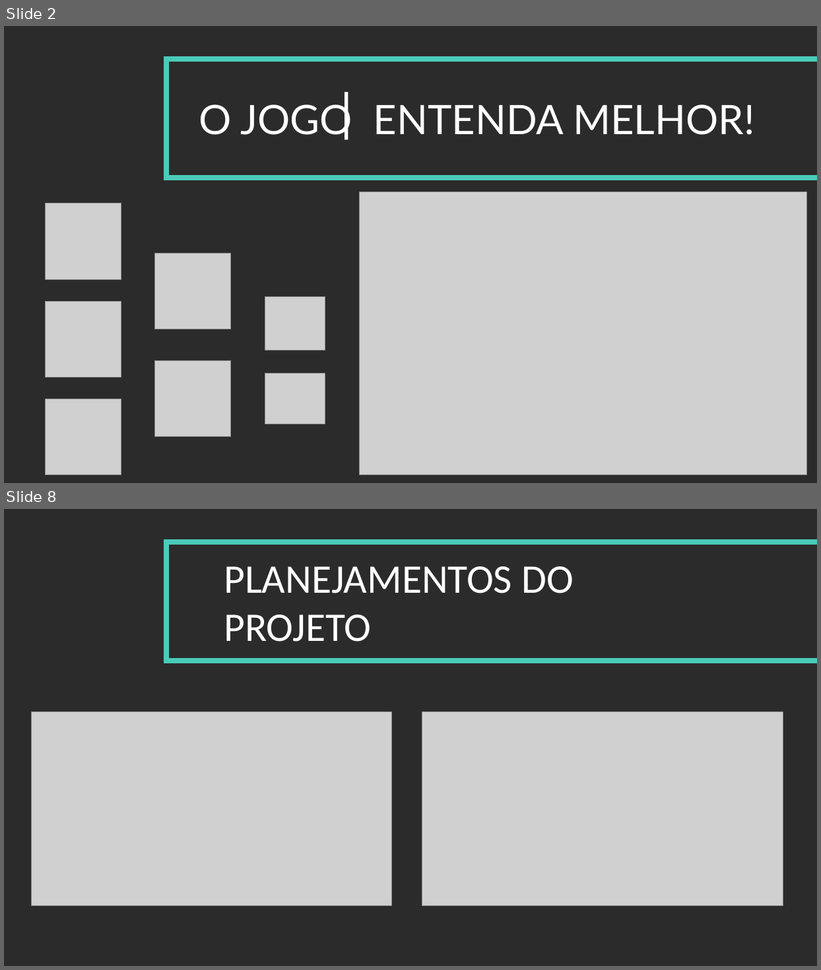
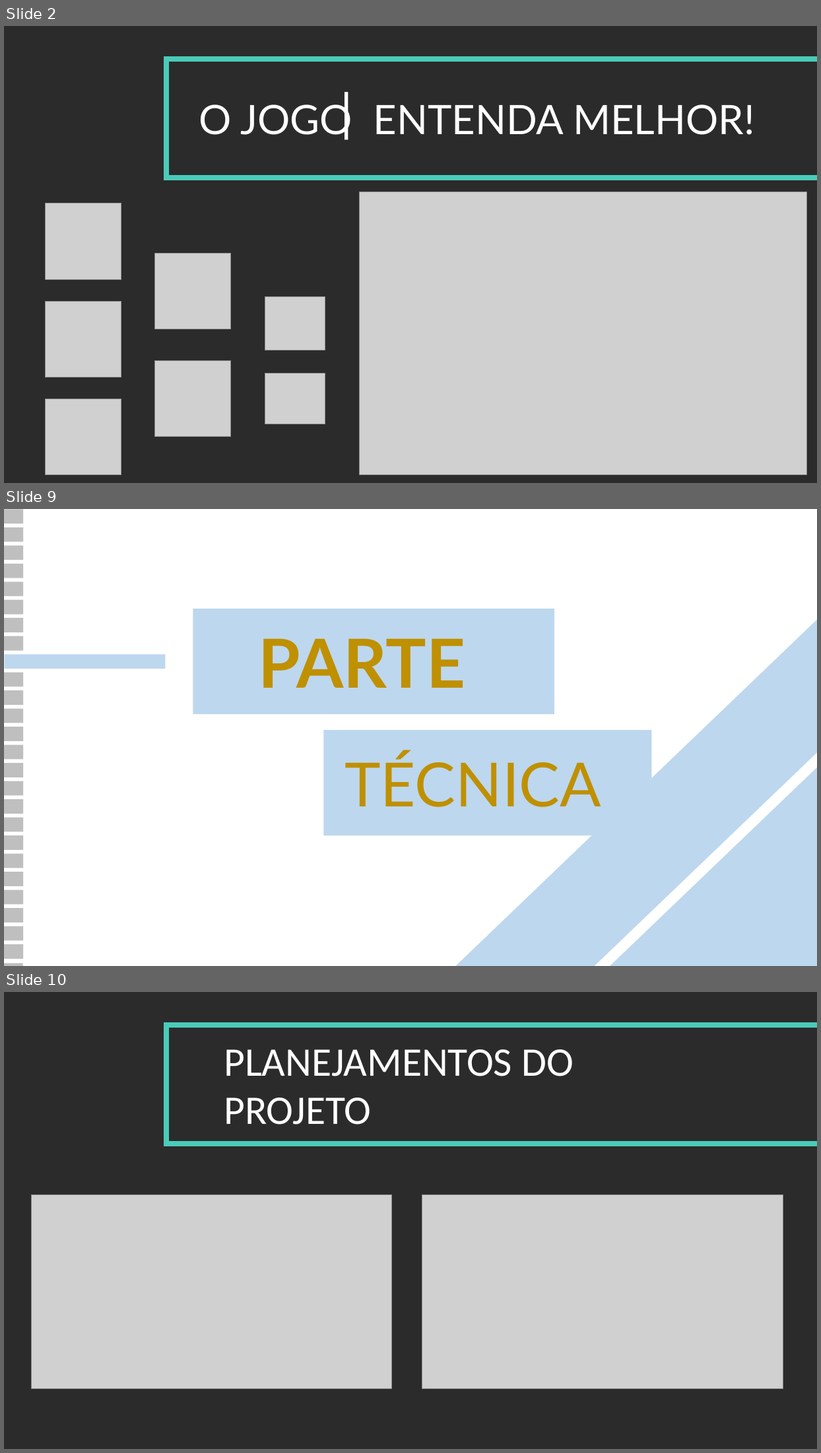
Before and after one commit to luizekstein/individual-project, a slide deck: Documentação/PPT/Apresentação - LOL.pptx. Shown one above the other, each under a label of ours: slides 2 and 8 before the commit, slides 2, 9 and 10 after it; the slides between them are not shown. The pictures are 821x970 and 821x1453 pixels, drawn with LibreOffice and Linux fonts; fonts in the diff are those of the drawing; grey boxes stand for pictures; background and template pictures are left out; a plain dark background stands for a picture behind light text. Boxes give left, top, right and bottom in pixels: in the first picture for what was removed or moved away, otherwise in the second. Text is boxed around its words. In the diff, an @@ line names an element or a change of style, - is before the commit and + after.

```diff
--- a/Documentação/PPT/Apresentação - LOL.pptx
+++ b/Documentação/PPT/Apresentação - LOL.pptx
@@ slide 9 added at (4, 509, 817, 966), background picture (left out) @@
@@ rectangle added at (4, 527, 23, 542), fill #BFBFBF @@
@@ rectangle added at (4, 509, 23, 524), fill #BFBFBF @@
@@ rectangle added at (4, 545, 23, 560), fill #BFBFBF @@
@@ rectangle added at (4, 564, 23, 578), fill #BFBFBF @@
@@ rectangle added at (4, 582, 23, 596), fill #BFBFBF @@
@@ rectangle added at (4, 600, 23, 615), fill #BFBFBF @@
@@ rectangle added at (444, 602, 817, 966), fill #BDD7EE @@
@@ rectangle added at (4, 618, 23, 633), fill #BFBFBF @@
@@ rectangle added at (193, 609, 554, 714), fill #BDD7EE @@
@@ rectangle added at (4, 636, 23, 651), fill #BFBFBF @@
@@ text added at (258, 638, 465, 688), 80 pt, text #BF9000, bold @@
+PARTE
@@ rectangle added at (5, 654, 166, 669), fill #BDD7EE @@
@@ rectangle added at (4, 673, 23, 687), fill #BFBFBF @@
@@ rectangle added at (4, 691, 23, 706), fill #BFBFBF @@
@@ rectangle added at (4, 709, 23, 723), fill #BFBFBF @@
@@ rectangle added at (4, 727, 23, 741), fill #BFBFBF @@
@@ rectangle added at (4, 745, 23, 760), fill #BFBFBF @@
@@ rectangle added at (323, 730, 652, 836), fill #BDD7EE @@
@@ rectangle added at (517, 730, 817, 966), fill #BDD7EE @@
@@ rectangle added at (4, 763, 23, 778), fill #BFBFBF @@
@@ text added at (345, 754, 601, 807), 72 pt, text #BF9000 @@
+TÉCNICA
@@ rectangle added at (4, 782, 23, 796), fill #BFBFBF @@
@@ rectangle added at (4, 799, 23, 814), fill #BFBFBF @@
@@ rectangle added at (4, 818, 23, 832), fill #BFBFBF @@
@@ rectangle added at (4, 836, 23, 851), fill #BFBFBF @@
@@ rectangle added at (4, 854, 23, 869), fill #BFBFBF @@
@@ rectangle added at (4, 872, 23, 887), fill #BFBFBF @@
@@ rectangle added at (4, 890, 23, 905), fill #BFBFBF @@
@@ rectangle added at (4, 908, 23, 923), fill #BFBFBF @@
@@ rectangle added at (4, 927, 23, 941), fill #BFBFBF @@
@@ rectangle added at (4, 945, 23, 959), fill #BFBFBF @@
@@ rectangle added at (4, 964, 23, 966), fill #BFBFBF @@
@@ what was slide 8 is now slide 10 @@
```
Also in this commit, not shown: 4 slides changed, 5 other slides added, 4 slides removed, 11 other files.
